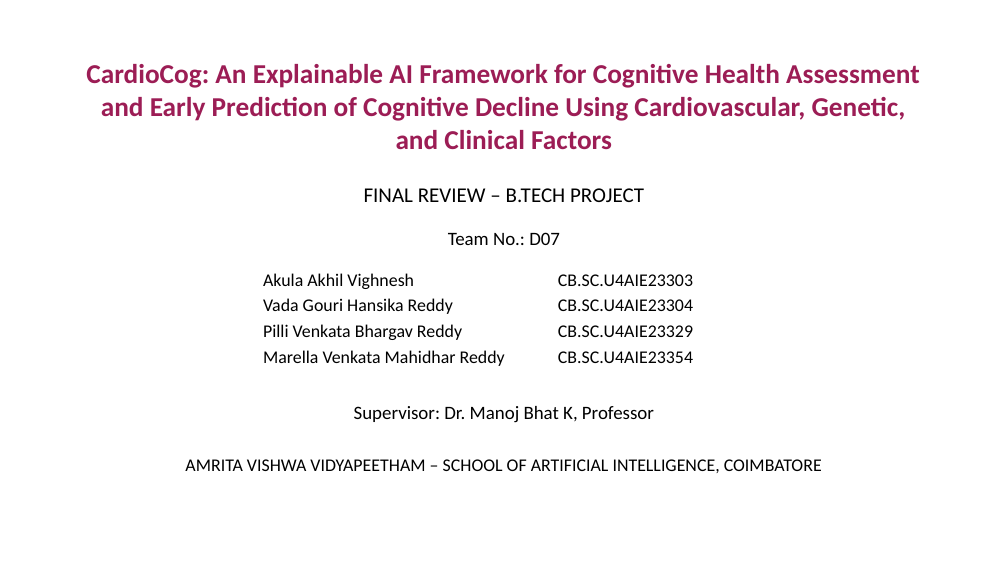
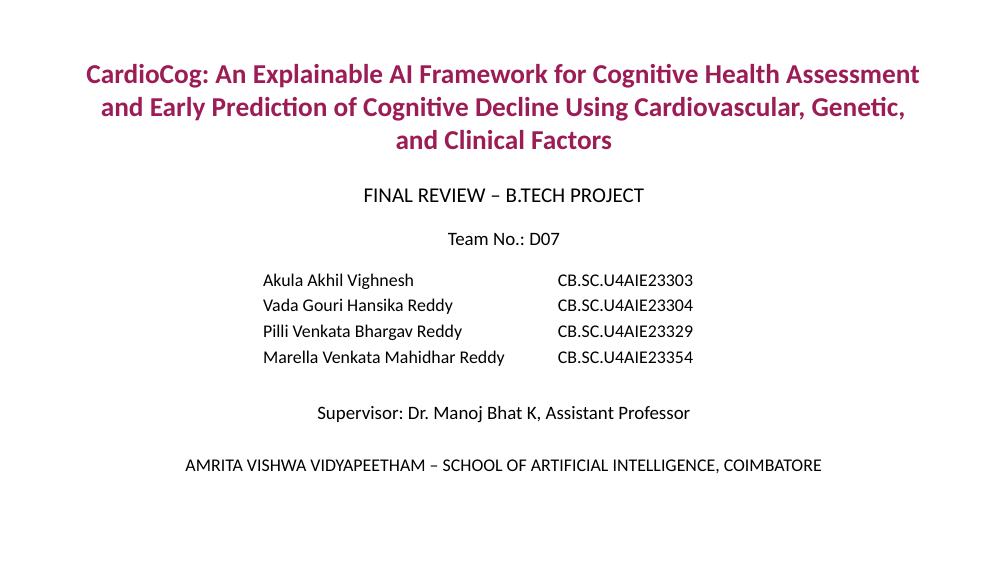
Before and after one commit to hansikareddy40/CardioCog-RAG, a slide deck: slide 1 of presentation/CardioCog_final_review.pptx. Drawn at 1008x567 pixels with LibreOffice and Linux fonts; fonts in the diff are those of the drawing. Boxes give left, top, right and bottom in pixels: in the first picture for what was removed or moved away, otherwise in the second. Text is boxed around its words. In the diff, an @@ line names an element or a change of style, - is before the commit and + after.

Commit message:
Deck: guide and co-guide designation changed to Assistant Professor

```diff
--- a/presentation/CardioCog_final_review.pptx
+++ b/presentation/CardioCog_final_review.pptx
@@ text at [317, 406, 690, 423]: text changed @@
-Supervisor: Dr. Manoj Bhat K, Professor
+Supervisor: Dr. Manoj Bhat K, Assistant Professor
```
Also in this commit, not shown: 6 other files.
